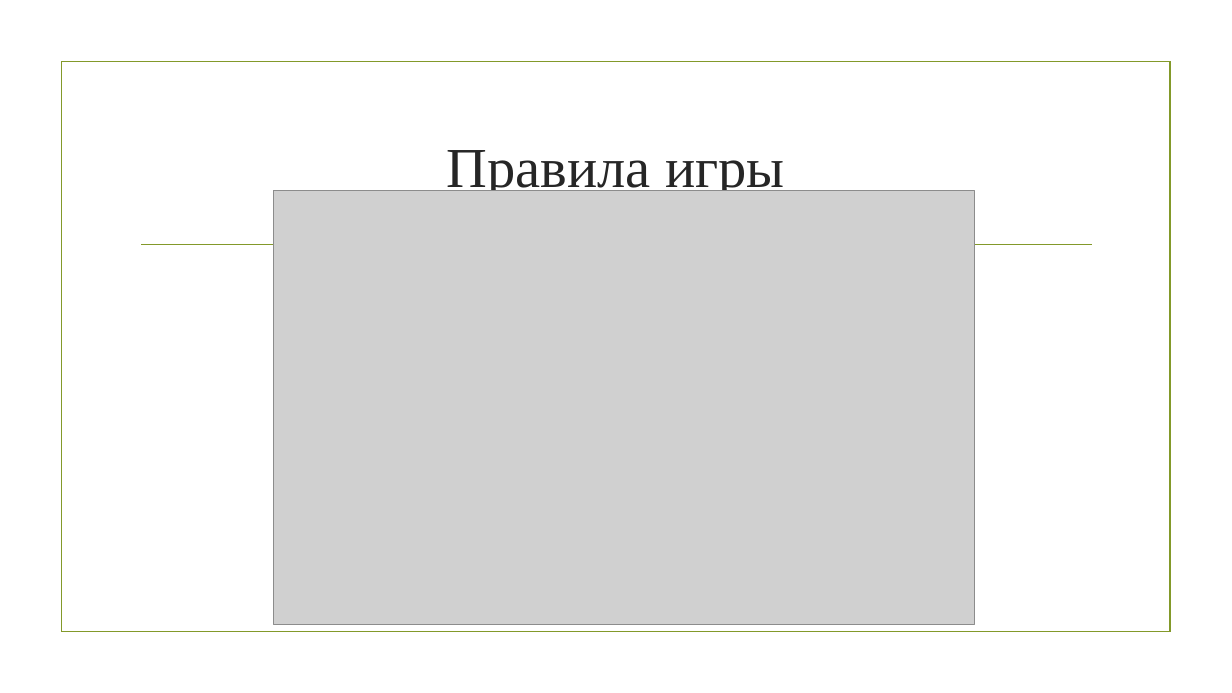
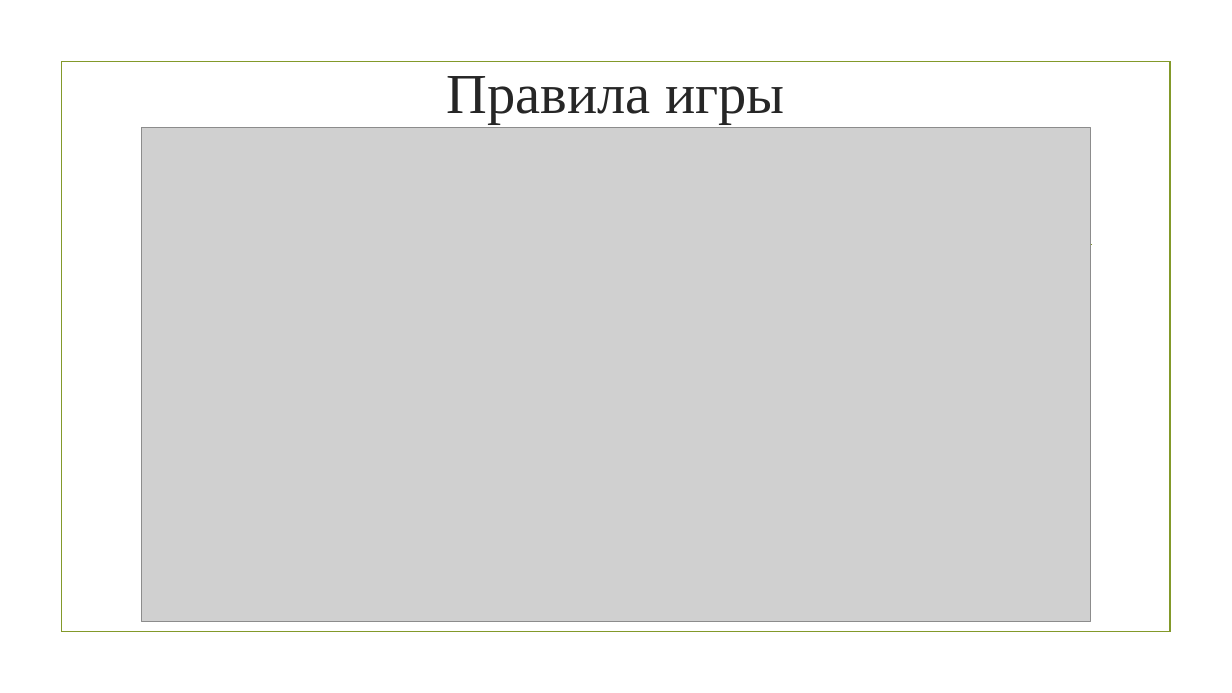
Before and after one commit to gitGUAP/Sem5, a slide deck: slide 8 of OOP/pres.pptx (slide 11 before the commit). Drawn at 1232x693 pixels with LibreOffice and Linux fonts; fonts in the diff are those of the drawing; grey boxes stand for pictures; background and template pictures are left out. Boxes give left, top, right and bottom in pixels: in the first picture for what was removed or moved away, otherwise in the second. Text is boxed around its words. In the diff, an @@ line names an element or a change of style, - is before the commit and + after.

```diff
--- a/OOP/pres.pptx
+++ b/OOP/pres.pptx
@@ title "Правила игры": place and size @@
-title "Правила игры" at <box>447,150,784,198</box>
+title "Правила игры" at <box>447,76,784,124</box>
@@ picture: place and size @@
-picture at <box>274,191,974,625</box>
+picture at <box>141,128,1091,622</box>
```
Also in this commit, not shown: 5 other slides changed, 3 slides added, 6 slides removed, 2 other files.
